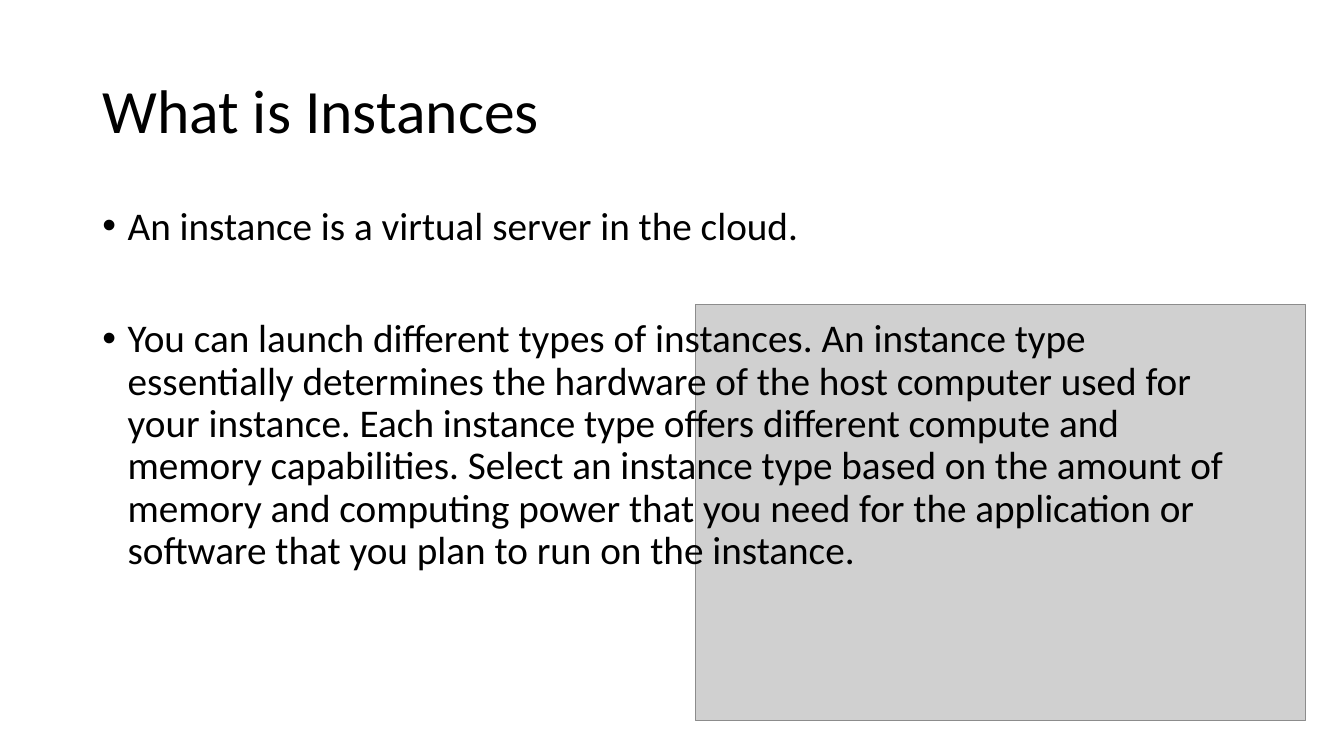
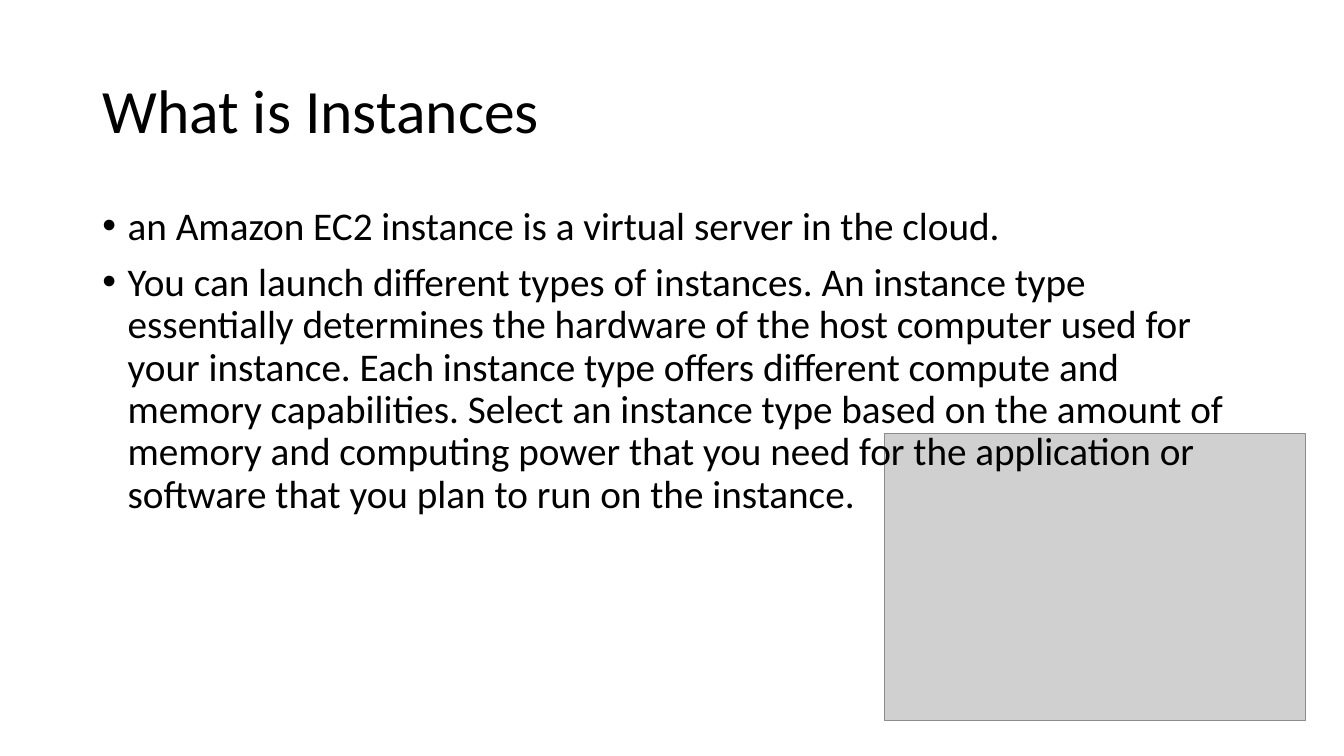
Before and after one commit to beeeiruuui/GitShare, a slide deck: slide 6 of FYPPresentation.pptx (slide 7 before the commit). Drawn at 1344x756 pixels with LibreOffice and Linux fonts; fonts in the diff are those of the drawing; grey boxes stand for pictures. Boxes give left, top, right and bottom in pixels: in the first picture for what was removed or moved away, otherwise in the second. Text is boxed around its words. In the diff, an @@ line names an element or a change of style, - is before the commit and + after.

```diff
--- a/FYPPresentation.pptx
+++ b/FYPPresentation.pptx
@@ text at [128, 212, 999, 241]: text changed @@
-• An instance is a virtual server in the cloud.
+• an Amazon EC2 instance is a virtual server in the cloud.
@@ picture: place and size @@
-picture at [696, 304, 1307, 721]
+picture at [884, 434, 1306, 721]
```
Also in this commit, not shown: 3 other slides changed, 1 slide added, 1 slide removed.
